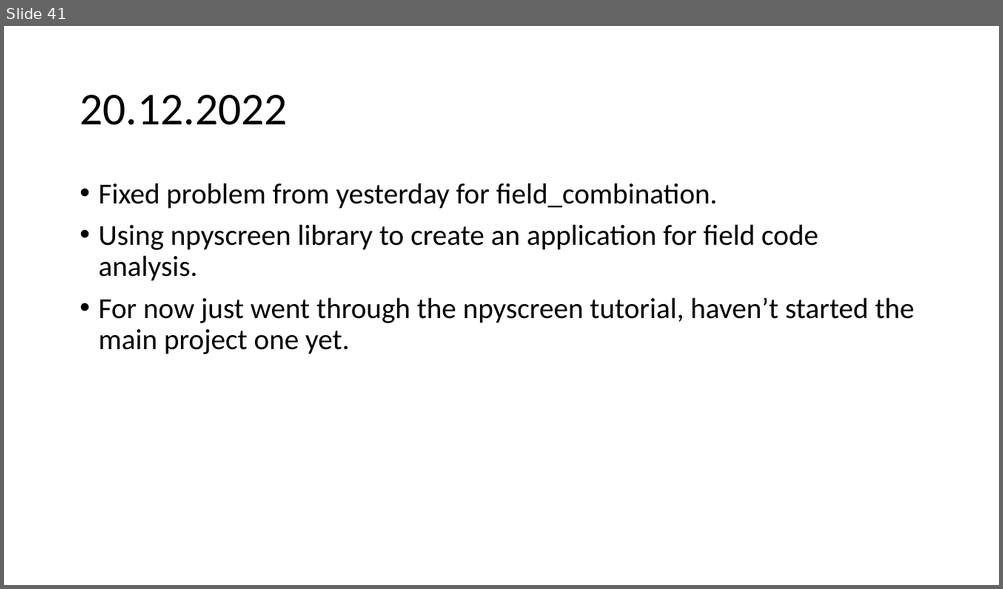
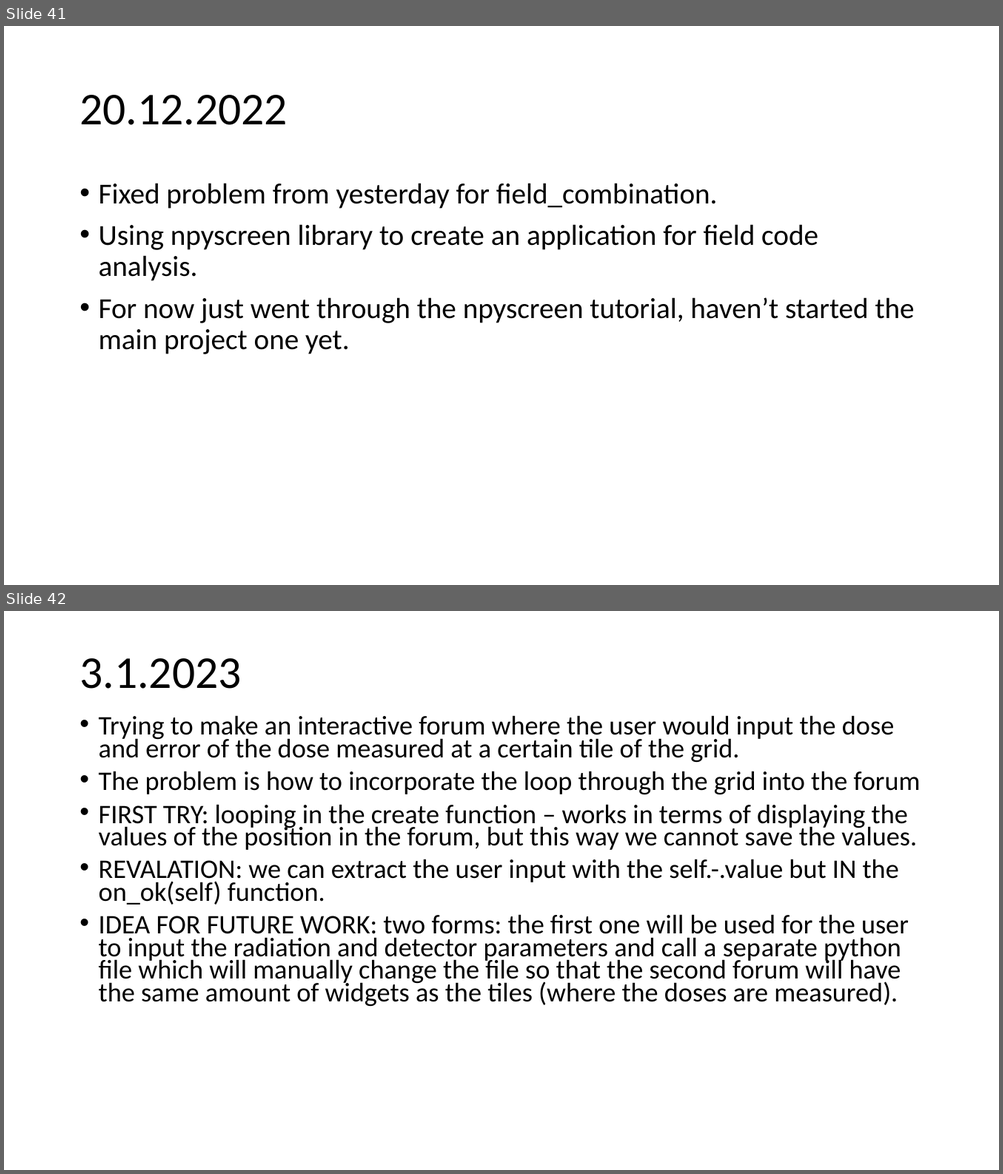
Before and after one commit to urhtrinko/DroneRadioactivity_student_job, a slide deck: reports/work_diary.pptx. Shown one above the other, each under a label of ours: slide 41 before the commit, slides 41 and 42 after it. The pictures are 1003x589 and 1003x1174 pixels, drawn with LibreOffice and Linux fonts; fonts in the diff are those of the drawing. Boxes give left, top, right and bottom in pixels: in the first picture for what was removed or moved away, otherwise in the second. Text is boxed around its words. In the diff, an @@ line names an element or a change of style, - is before the commit and + after.

```diff
--- a/reports/work_diary.pptx
+++ b/reports/work_diary.pptx
@@ slide 42 added at box(4, 611, 999, 1170), background #FFFFFF @@
@@ title added at box(79, 658, 241, 689), 44 pt, text #000000 @@
+3.1.2023
@@ text added at box(99, 715, 920, 1007), 25.9 pt, text #000000 @@
+• Trying to make an interactive forum where the user would input the dose and error of the dose measured at a certain tile of the grid.
+• The problem is how to incorporate the loop through the grid into the forum
+• FIRST TRY: looping in the create function – works in terms of displaying the values of the position in the forum, but this way we cannot save the values.
+• REVALATION: we can extract the user input with the self.-.value but IN the on_ok(self) function.
+• IDEA FOR FUTURE WORK: two forms: the first one will be used for the user to input the radiation and detector parameters and call a separate python file which will manually change the file so that the second forum will have the same amount of widgets as the tiles (where the doses are measured).
```
